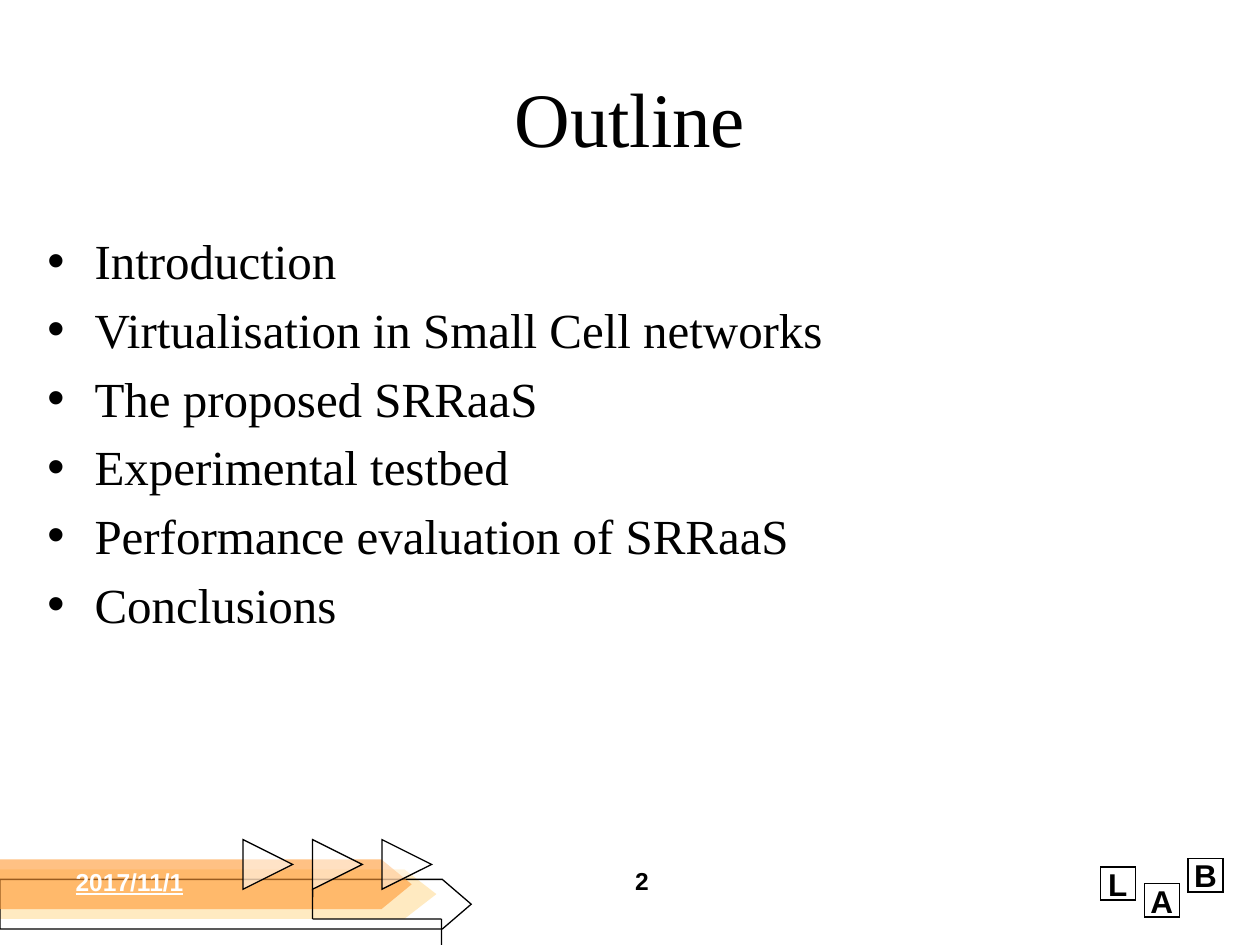
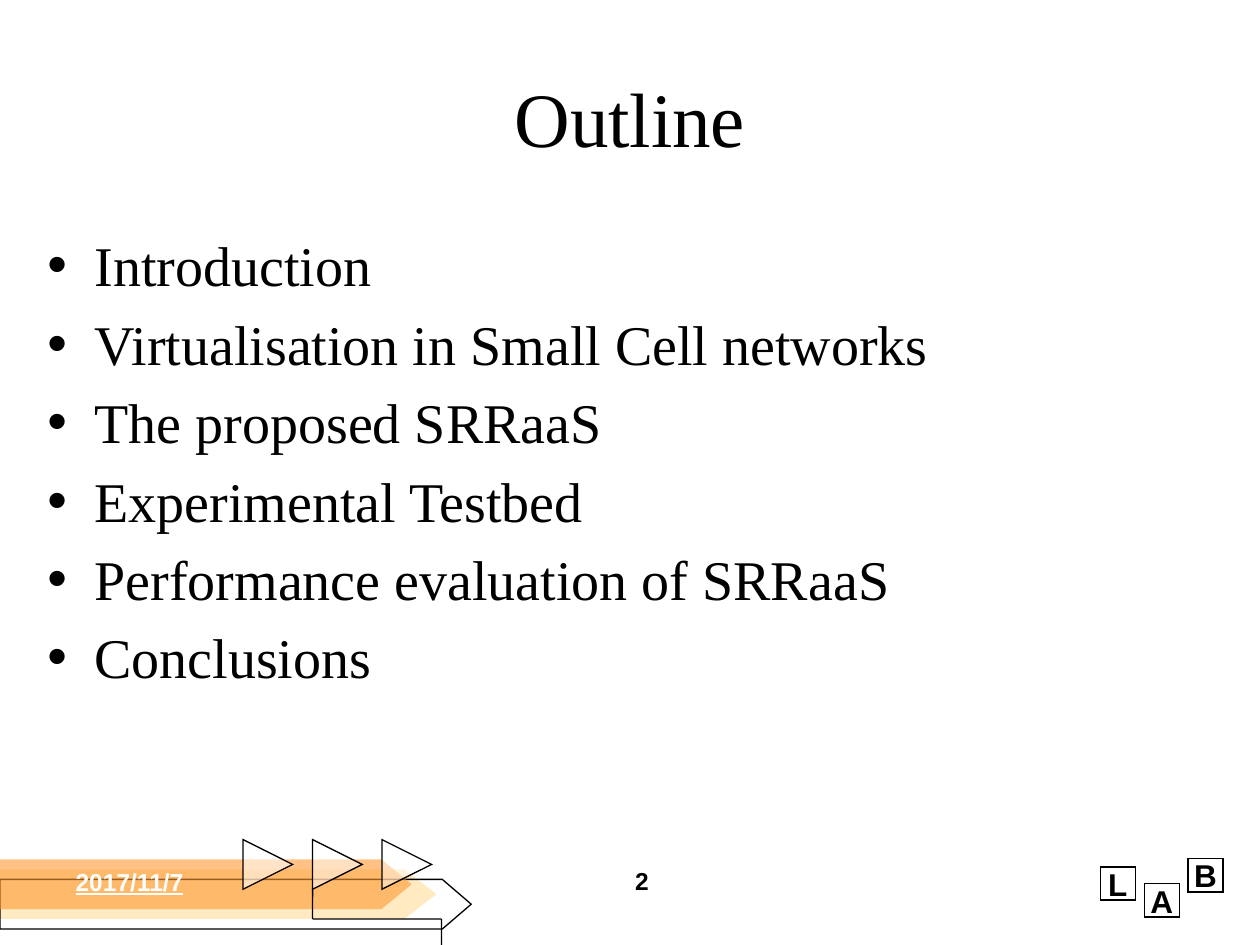
Before and after one commit to d26000523/ciis, a slide deck: slide 2 of homework/1109.pptx. Drawn at 1260x945 pixels with LibreOffice and Linux fonts; fonts in the diff are those of the drawing; background and template pictures are left out. Boxes give left, top, right and bottom in pixels: in the first picture for what was removed or moved away, otherwise in the second. Text is boxed around its words. In the diff, an @@ line names an element or a change of style, - is before the commit and + after.

```diff
--- a/homework/1109.pptx
+++ b/homework/1109.pptx
@@ text at bbox=[95, 247, 927, 679]: size 28 to 32 pt in "Introduction", "Virtualisation in Small Cell networks", "The proposed SRRaaS", "Performance evaluation of SRRaaS" and 1 more places @@
@@ text at bbox=[95, 483, 582, 532]: text changed; size 28 to 32 pt @@
-• Experimental testbed
+• Experimental Testbed
@@ text at bbox=[76, 873, 184, 895]: text changed @@
-2017/11/1
+2017/11/7
```
Also in this commit, not shown: 3 other slides changed, 16 slides added.
